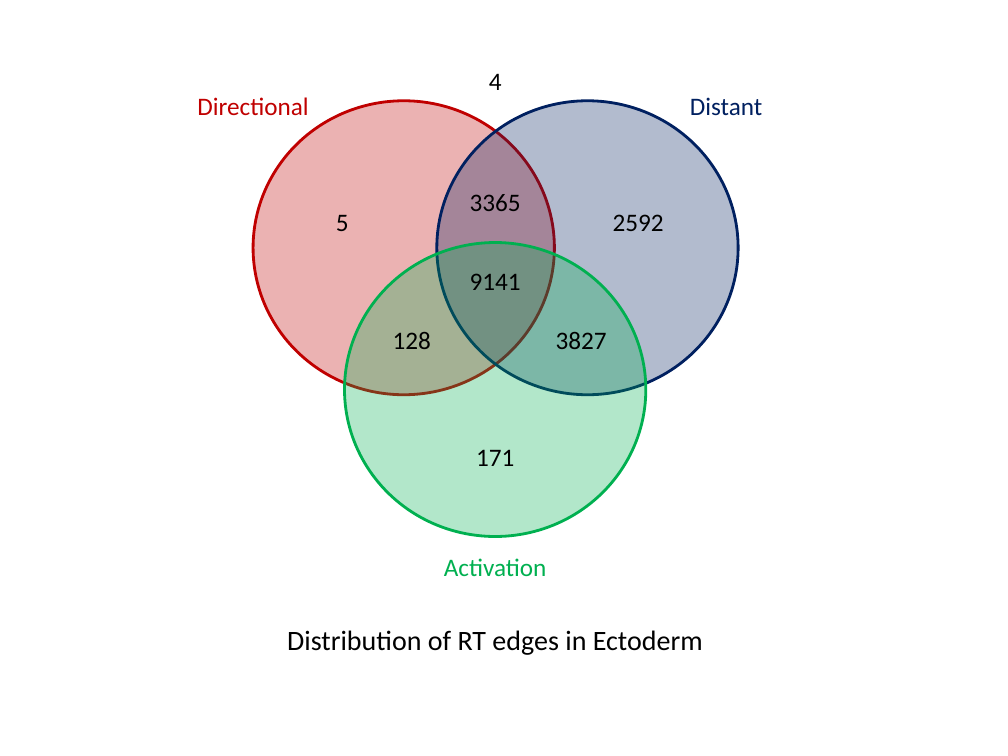
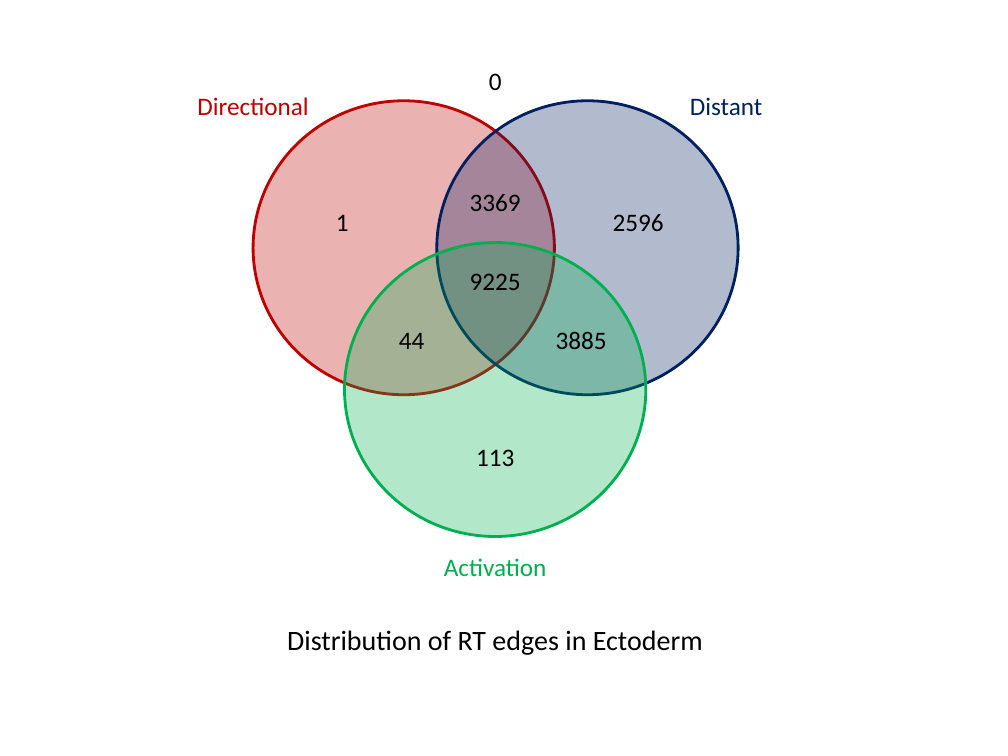
Before and after one commit to haitham/ENCODE_2.0, a slide deck: slide 1 of RTRN/neph_genes/ectoderm/venn.pptx. Drawn at 1008x756 pixels with LibreOffice and Linux fonts; fonts in the diff are those of the drawing. Boxes give left, top, right and bottom in pixels: in the first picture for what was removed or moved away, otherwise in the second. Text is boxed around its words. In the diff, an @@ line names an element or a change of style, - is before the commit and + after.

```diff
--- a/RTRN/neph_genes/ectoderm/venn.pptx
+++ b/RTRN/neph_genes/ectoderm/venn.pptx
@@ text at (489,73,502,90): text changed @@
-4
+0
@@ text at (470,194,521,211): text changed @@
-3365
+3369
@@ text at (336,214,349,231): text changed @@
-5
+1
@@ text at (613,214,664,231): text changed @@
-2592
+2596
@@ text at (470,273,521,290): text changed @@
-9141
+9225
@@ text at (399,333,425,349): text changed @@
-128
+44
@@ text at (556,332,607,349): text changed @@
-3827
+3885
@@ text at (476,449,514,466): text changed @@
-171
+113
```
Also in this commit, not shown: 16 other files.
